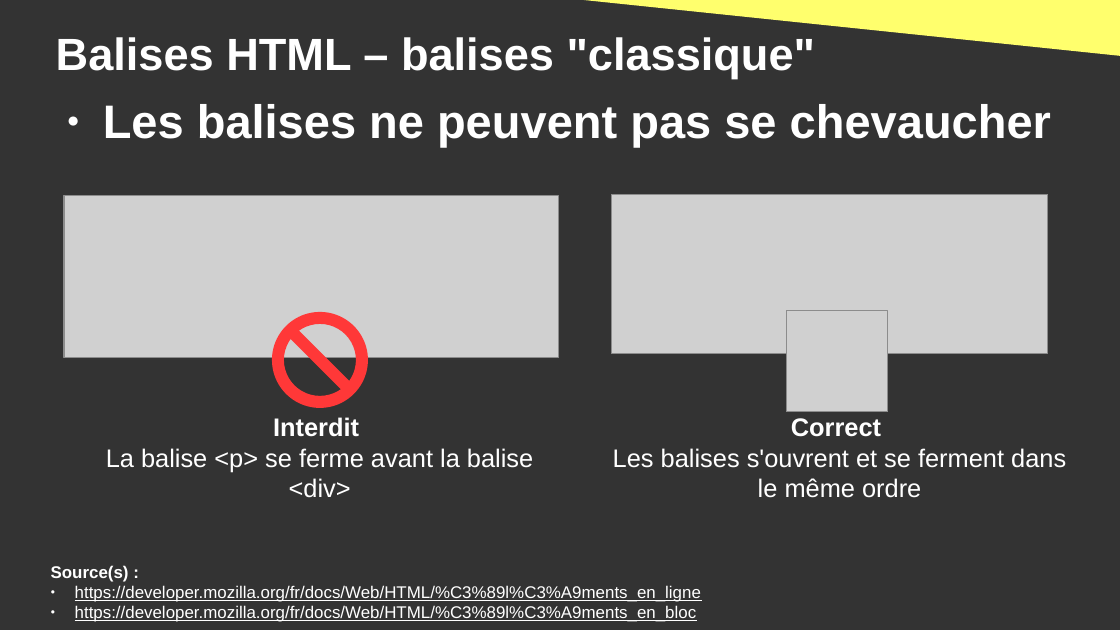
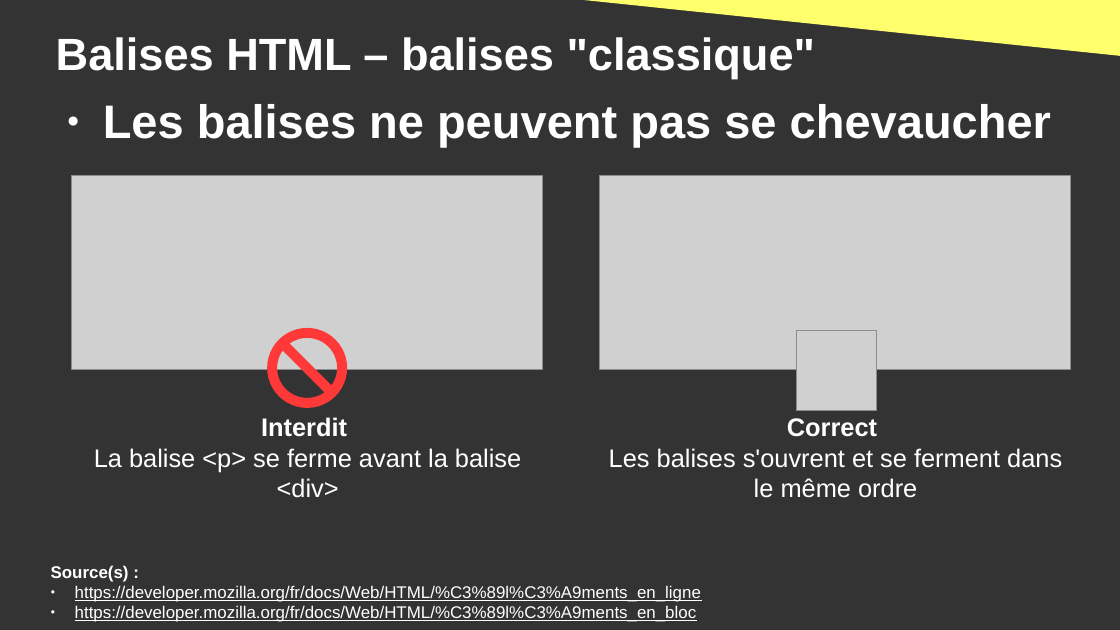
Before and after one commit to DanYellow/cours, a slide deck: slide 17 of integration-web-s1/travaux-pratiques/numero-1/presentation.odp. Drawn at 1120x630 pixels with LibreOffice and Linux fonts; fonts in the diff are those of the drawing; grey boxes stand for pictures. Boxes give left, top, right and bottom in pixels: in the first picture for what was removed or moved away, otherwise in the second. Text is boxed around its words. In the diff, an @@ line names an element or a change of style, - is before the commit and + after.

```diff
--- a/integration-web-s1/travaux-pratiques/numero-1/presentation.odp
+++ b/integration-web-s1/travaux-pratiques/numero-1/presentation.odp
@@ picture: place and size @@
-picture at (64,196,559,358)
+picture at (72,176,543,369)
@@ picture: place and size @@
-picture at (611,194,1048,353)
+picture at (601,176,1071,369)
@@ no-entry sign: place and size @@
-no-entry sign at (272,312,368,408)
+no-entry sign at (267,328,348,409)
@@ picture: place and size @@
-picture at (787,311,888,413)
+picture at (797,330,877,411)
@@ text "Interdit": place and size @@
-text "Interdit" at (106,417,533,498)
+text "Interdit" at (94,417,521,498)
@@ text "Correct": place and size @@
-text "Correct" at (613,418,1066,498)
+text "Correct" at (609,418,1062,498)
```
Also in this commit, not shown: 3 other slides changed, 1 other file.
